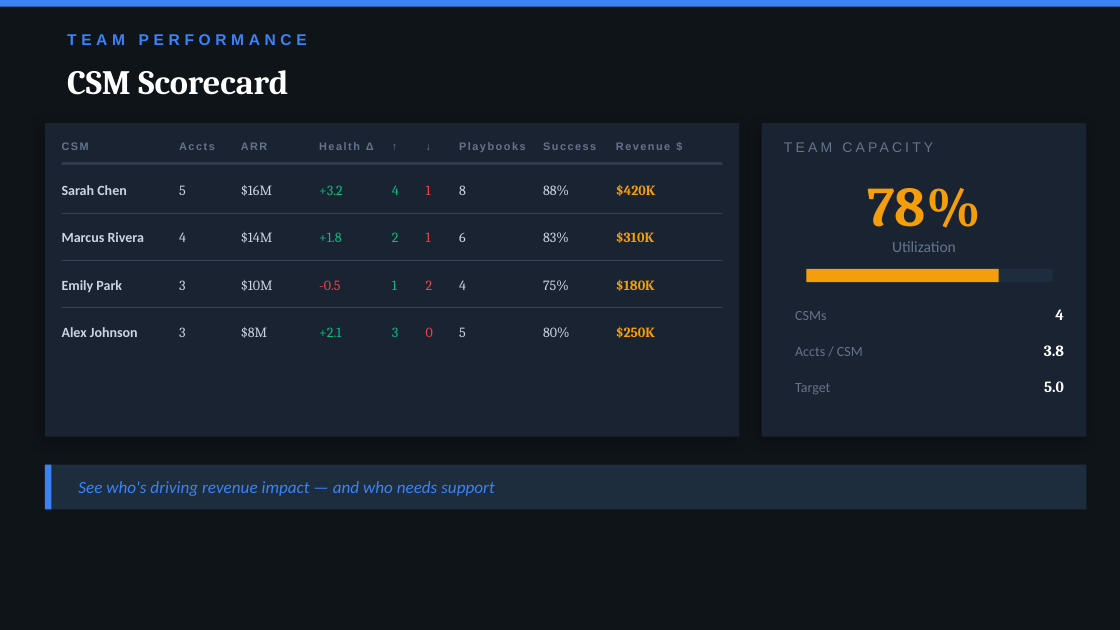
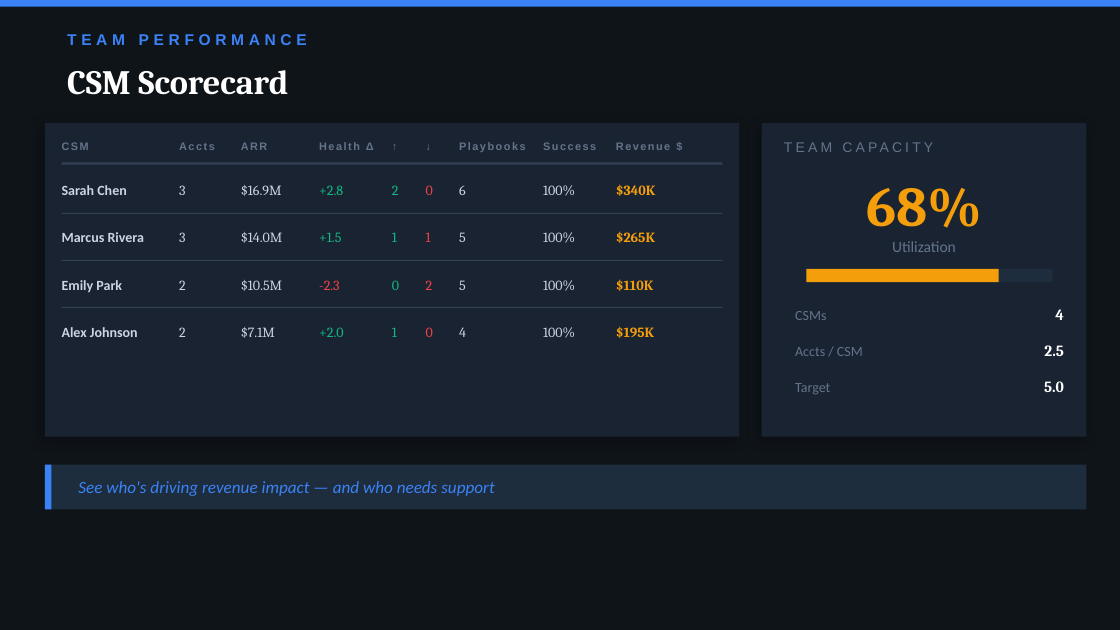
Before and after one commit to 21manoj/CustomerSuccessAI-DataCenter, a slide deck: slide 3 of kpi-dashboard/docs/CS_Pulse_VP_CS_Tutorial.pptx. Drawn at 1120x630 pixels with LibreOffice and Linux fonts; fonts in the diff are those of the drawing. Boxes give left, top, right and bottom in pixels: in the first picture for what was removed or moved away, otherwise in the second. Text is boxed around its words. In the diff, an @@ line names an element or a change of style, - is before the commit and + after.

```diff
--- a/kpi-dashboard/docs/CS_Pulse_VP_CS_Tutorial.pptx
+++ b/kpi-dashboard/docs/CS_Pulse_VP_CS_Tutorial.pptx
@@ text at [179,185,185,195]: text changed @@
-5
+3
@@ text at [241,185,282,196]: text changed @@
-$16M
+$16.9M
@@ text at [319,185,343,195]: text changed @@
-+3.2
++2.8
@@ text removed at [392,185,399,195] @@
-4
@@ text added at [426,185,433,195], 9 pt, text #EF4444 @@
+0
@@ text at [543,185,575,196]: text changed @@
-88%
+100%
@@ text at [616,184,655,196]: text changed @@
-$420K
+$340K
@@ text at [866,188,982,228]: text changed @@
-78%
+68%
@@ 4 texts: place and size @@
-4 texts at [179,232,466,337]
+4 texts at [179,185,466,290]
@@ text removed at [179,232,186,242] @@
-4
@@ text at [241,232,283,243]: text changed @@
-$14M
+$14.0M
@@ text at [319,232,341,242]: text changed @@
-+1.8
++1.5
@@ text "1": place and size @@
-text "1" at [426,185,431,195]
+text "1" at [392,232,397,242]
@@ text "1" at [392,232,397,242]: text colour #EF4444 to #10B981 @@
@@ text at [543,232,575,243]: text changed @@
-83%
+100%
@@ text at [616,231,655,243]: text changed @@
-$310K
+$265K
@@ text added at [179,280,186,290], 9 pt, text #CBD5E1 @@
+2
@@ text at [241,280,282,291]: text changed @@
-$10M
+$10.5M
@@ text at [319,280,340,290]: text changed @@
--0.5
+-2.3
@@ text added at [392,280,399,290], 9 pt, text #10B981 @@
+0
@@ text at [543,280,575,291]: text changed @@
-75%
+100%
@@ text at [616,279,653,291]: text changed @@
-$180K
+$110K
@@ text at [179,327,186,337]: text changed @@
-3
+2
@@ text at [241,327,275,338]: text changed @@
-$8M
+$7.1M
@@ text at [319,327,343,337]: text changed @@
-+2.1
++2.0
@@ text "1": place and size @@
-text "1" at [392,280,397,290]
+text "1" at [392,327,397,337]
@@ text removed at [392,327,398,337] @@
-3
@@ text "4": place and size @@
-text "4" at [459,280,466,290]
+text "4" at [459,327,466,337]
@@ text at [543,327,575,338]: text changed @@
-80%
+100%
@@ text at [616,326,654,338]: text changed @@
-$250K
+$195K
@@ text at [1044,345,1063,356]: text changed @@
-3.8
+2.5
```
Also in this commit, not shown: 7 other slides changed, 1 other file.
